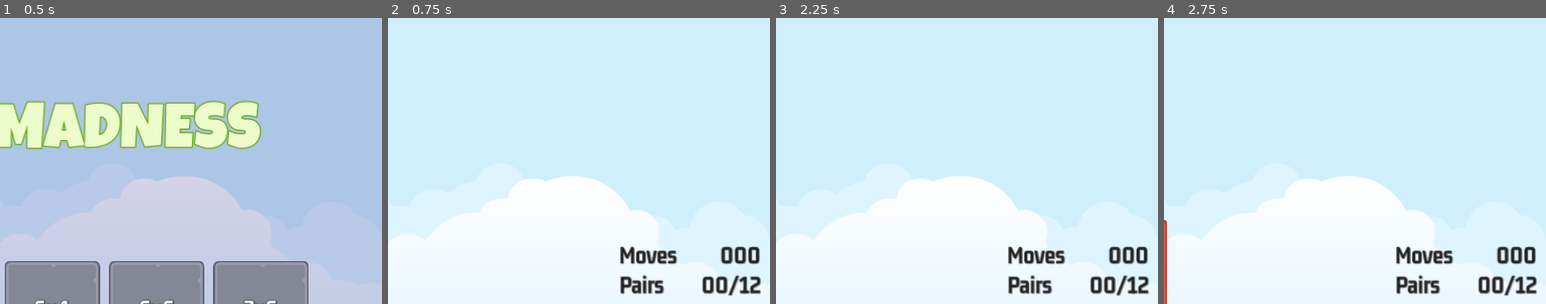
Above: before the commit, frames 1-4 (left to right).
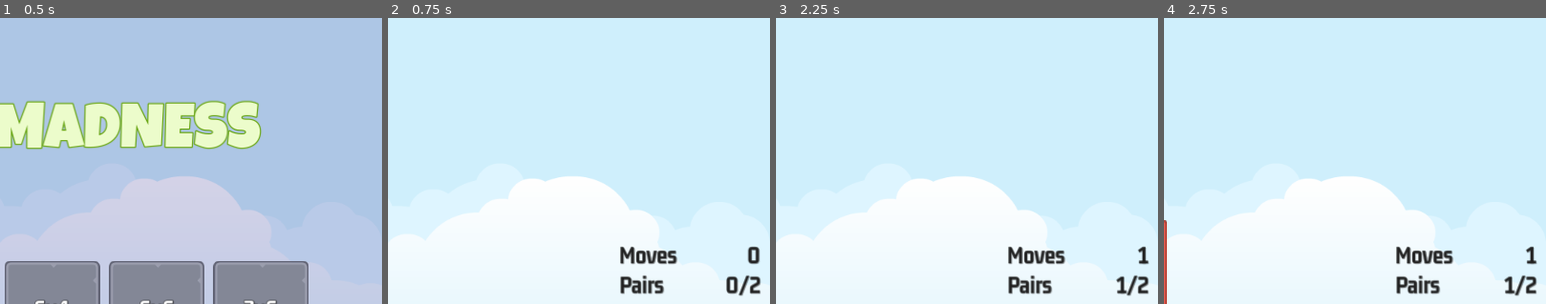
Above: after the commit, the same moments.

Repository: LeyvaGeorge/Memory_Madness
Game: Godot game, scene res://scenes/master/master.tscn
Two runs of this game, one before a commit and one after it. Both use one fixed random seed, a clock stepped at 60 frames per second and the inputs below.
Inputs (mouse positions are % of the whole screen's width and height, from its top left):
- Up to frame 1 (0.5 s): no input
- Up to frame 2 (0.75 s): click "2x2" at 0.5 s
- Up to frame 3 (2.25 s): click (36, 44) at 1.25 s; click (44, 44) at 2.02 s
- Up to frame 4 (2.75 s): no input
The pictures show only the part of the screen within x 50-100%, y 1-51%; the shares and areas given below are measured in that part.

Frame 1 is identical in both runs. In frame 2, 1.0% of the frame differs, in the area x 82-98%, y 80-98%; in frame 3, 1.1%; in frame 4, 1.1%.

Commit message:
Finished Game

Diff:
--- a/project.godot
+++ b/project.godot
@@ -20,6 +20,7 @@
 ImageManager="*res://singletons/image_manager.gd"
 GameManager="*res://singletons/game_manager.gd"
 SignalManager="*res://singletons/signal_manager.gd"
+SoundManager="*res://singletons/sound_manager.gd"
 
 [debug]
 
--- a/scenes/game/game.gd
+++ b/scenes/game/game.gd
@@ -5,6 +5,9 @@
 
 @onready var tc: GridContainer = $HB/MC/TC
 @onready var scorer: Scorer = $Scorer
+@onready var label_moves: Label = $HB/MC2/VB/HB/LabelMoves
+@onready var label_pairs: Label = $HB/MC2/VB/HB2/LabelPairs
+@onready var sound: AudioStreamPlayer = $Sound
 
 
 # Called when the node enters the scene tree for the first time.
@@ -14,7 +17,8 @@
 
 # Called every frame. 'delta' is the elapsed time since the previous frame.
 func _process(delta: float) -> void:
-	pass
+	label_moves.text = scorer.get_moves_made_str()
+	label_pairs.text = scorer.get_pairs_made_str()
 
 
 func add_memory_tile(image: ItemImage, frame: Texture2D) ->void:
@@ -38,4 +42,5 @@
 func _on_exit_button_pressed() -> void:
 	for t in tc.get_children():
 		t.queue_free()
+		SoundManager.play_button_click(sound)
 	SignalManager.on_game_exit_pressed.emit()
--- a/scenes/game/game.tscn
+++ b/scenes/game/game.tscn
@@ -6,6 +6,7 @@
 [ext_resource type="Texture2D" uid="uid://dd647avked35x" path="res://assets/ui/green_button00.png" id="3_3hhmb"]
 [ext_resource type="LabelSettings" uid="uid://bb630qrhxr0ef" path="res://assets/GM_32_White.tres" id="4_gs3xr"]
 [ext_resource type="PackedScene" uid="uid://4myn08xbf3ro" path="res://scenes/scorer/scorer.tscn" id="6_hoqcd"]
+[ext_resource type="PackedScene" uid="uid://cq0bjvkpswxm5" path="res://scenes/game_over_ui/game_over_ui.tscn" id="7_8ghip"]
 
 [node name="Game" type="Control"]
 layout_mode = 3
@@ -105,4 +106,10 @@
 
 [node name="Scorer" parent="." instance=ExtResource("6_hoqcd")]
 
+[node name="GameOverUi" parent="." instance=ExtResource("7_8ghip")]
+visible = false
+layout_mode = 1
+
+[node name="Sound" type="AudioStreamPlayer" parent="."]
+
 [connection signal="pressed" from="HB/MC2/VB/ExitButton" to="." method="_on_exit_button_pressed"]
--- /dev/null
+++ b/scenes/game_over_ui/game_over_ui.gd
@@ -0,0 +1,16 @@
+extends Control
+
+@onready var moves_label: Label = $NinePatchRect/MC/VB/MovesLabel
+
+# Called when the node enters the scene tree for the first time.
+func _ready() -> void:
+	SignalManager.on_game_over.connect(on_game_over)
+	SignalManager.on_game_exit_pressed.connect(on_game_exit_pressed)
+
+func on_game_over(moves:int) -> void:
+	moves_label.text = "You took %d moves" % moves
+	show()
+
+
+func on_game_exit_pressed() -> void:
+	hide()
--- /dev/null
+++ b/scenes/game_over_ui/game_over_ui.tscn
@@ -0,0 +1,61 @@
+[gd_scene load_steps=5 format=3 uid="uid://cq0bjvkpswxm5"]
+
+[ext_resource type="Script" path="res://scenes/game_over_ui/game_over_ui.gd" id="1_2osv4"]
+[ext_resource type="Texture2D" uid="uid://c5munng2gb7sb" path="res://assets/ui/UIbg.png" id="1_v3ife"]
+[ext_resource type="LabelSettings" uid="uid://bb475bkqlpx44" path="res://assets/LG_84_Green.tres" id="2_ujefa"]
+[ext_resource type="LabelSettings" uid="uid://efdir2vdny11" path="res://assets/GM_32_Dark.tres" id="3_fel4o"]
+
+[node name="GameOverUi" type="Control"]
+layout_mode = 3
+anchors_preset = 15
+anchor_right = 1.0
+anchor_bottom = 1.0
+grow_horizontal = 2
+grow_vertical = 2
+mouse_filter = 2
+script = ExtResource("1_2osv4")
+
+[node name="NinePatchRect" type="NinePatchRect" parent="."]
+layout_mode = 1
+anchors_preset = 8
+anchor_left = 0.5
+anchor_top = 0.5
+anchor_right = 0.5
+anchor_bottom = 0.5
+offset_left = -256.0
+offset_top = -192.0
+offset_right = 256.0
+offset_bottom = 192.0
+grow_horizontal = 2
+grow_vertical = 2
+texture = ExtResource("1_v3ife")
+patch_margin_left = 10
+patch_margin_top = 10
+patch_margin_right = 10
+patch_margin_bottom = 10
+
+[node name="MC" type="MarginContainer" parent="NinePatchRect"]
+layout_mode = 1
+anchors_preset = 15
+anchor_right = 1.0
+anchor_bottom = 1.0
+grow_horizontal = 2
+grow_vertical = 2
+
+[node name="VB" type="VBoxContainer" parent="NinePatchRect/MC"]
+layout_mode = 2
+size_flags_vertical = 4
+
+[node name="Label" type="Label" parent="NinePatchRect/MC/VB"]
+layout_mode = 2
+text = "YOU WIN"
+label_settings = ExtResource("2_ujefa")
+horizontal_alignment = 1
+vertical_alignment = 1
+
+[node name="MovesLabel" type="Label" parent="NinePatchRect/MC/VB"]
+layout_mode = 2
+text = "Test"
+label_settings = ExtResource("3_fel4o")
+horizontal_alignment = 1
+vertical_alignment = 1
--- a/scenes/level_button/level_button.gd
+++ b/scenes/level_button/level_button.gd
@@ -4,6 +4,7 @@
 
 
 @onready var label: Label = $Label
+@onready var sound: AudioStreamPlayer = $Sound
 
 
 # Called when the node enters the scene tree for the first time.
@@ -18,4 +19,5 @@
 
 
 func _on_pressed() -> void:
+	SoundManager.play_button_click(sound)
 	SignalManager.on_level_selected.emit(level_number)
--- a/scenes/level_button/level_button.tscn
+++ b/scenes/level_button/level_button.tscn
@@ -35,4 +35,6 @@
 horizontal_alignment = 1
 vertical_alignment = 1
 
+[node name="Sound" type="AudioStreamPlayer" parent="."]
+
 [connection signal="pressed" from="." to="." method="_on_pressed"]
--- a/scenes/master/master.gd
+++ b/scenes/master/master.gd
@@ -2,11 +2,12 @@
 
 @onready var main: Control = $Main
 @onready var game: Control = $Game
+@onready var sound: AudioStreamPlayer = $Sound
 
 
 # Called when the node enters the scene tree for the first time.
 func _ready() -> void:
-	show_game(false)
+	on_game_exit_pressed()
 	SignalManager.on_game_exit_pressed.connect(on_game_exit_pressed)
 	SignalManager.on_level_selected.connect(on_level_selected)
 
@@ -18,7 +19,9 @@
 
 func on_game_exit_pressed() -> void:
 	show_game(false)
+	SoundManager.play_sound(sound, SoundManager.SOUND_MAIN_MENU)
 
 
 func on_level_selected(level_num: int) -> void:
 	show_game(true)
+	SoundManager.play_sound(sound, SoundManager.SOUND_IN_GAME)
--- a/scenes/master/master.tscn
+++ b/scenes/master/master.tscn
@@ -19,3 +19,6 @@
 [node name="Main" parent="." instance=ExtResource("3_xrgw2")]
 
 [node name="Game" parent="." instance=ExtResource("4_358y7")]
+
+[node name="Sound" type="AudioStreamPlayer" parent="."]
+volume_db = -8.5
--- a/scenes/scorer/scorer.gd
+++ b/scenes/scorer/scorer.gd
@@ -5,6 +5,7 @@
 
 
 @onready var reveal_timer: Timer = $RevealTimer
+@onready var sound: AudioStreamPlayer = $Sound
 
 
 var _selections: Array[MemoryTile] = []
@@ -16,6 +17,14 @@
 func _ready() -> void:
 	SignalManager.on_tile_selected.connect(on_tile_selected)
 	SignalManager.on_game_exit_pressed.connect(on_game_exit_pressed)
+
+
+func get_moves_made_str() -> String:
+	return str(_moves_made)
+
+
+func get_pairs_made_str() -> String:
+	return "%d/%d" % [_pairs_made,_target_pairs]
 
 
 func clear_new_game(target_pairs:int) ->void:
@@ -32,6 +41,7 @@
 	for t in _selections:
 		t.kill_on_success()
 	_pairs_made += 1
+	SoundManager.play_sound(sound, SoundManager.SOUND_SUCCESS)
 
 
 func selections_are_pair() -> bool:
@@ -50,8 +60,14 @@
 		kill_tiles()
 
 
+func check_game_over() -> void:
+	if _target_pairs == _pairs_made:
+		SignalManager.on_game_over.emit(_moves_made)
+
+
 func on_tile_selected(t:MemoryTile) -> void:
 	t.reveal(true)
+	SoundManager.play_tile_click(sound)
 	_selections.append(t)
 	check_pair_made()
 
@@ -61,5 +77,5 @@
 		for s in _selections:
 			s.reveal(false)
 	_selections.clear()
-	# check game over
+	check_game_over()
 	SignalManager.on_selection_enabled.emit()
--- a/scenes/scorer/scorer.tscn
+++ b/scenes/scorer/scorer.tscn
@@ -9,4 +9,6 @@
 wait_time = 1.2
 one_shot = true
 
+[node name="Sound" type="AudioStreamPlayer" parent="."]
+
 [connection signal="timeout" from="RevealTimer" to="." method="_on_reveal_timer_timeout"]
--- /dev/null
+++ b/singletons/sound_manager.gd
@@ -0,0 +1,36 @@
+extends Node
+
+
+const SOUND_MAIN_MENU = "main"
+const SOUND_IN_GAME = "ingame"
+const SOUND_SUCCESS = "success"
+const SOUND_GAME_OVER = "gameover"
+const SOUND_SELECT_TILE = "tile"
+const SOUND_SELECT_BUTTON = "button"
+
+
+const SOUNDS: Dictionary = {
+	SOUND_MAIN_MENU: preload("res://assets/sounds/bgm_action_3.mp3"),
+	SOUND_IN_GAME: preload("res://assets/sounds/bgm_action_4.mp3"),
+	SOUND_SUCCESS: preload("res://assets/sounds/sfx_sounds_fanfare3.wav"),
+	SOUND_GAME_OVER: preload("res://assets/sounds/sfx_sounds_powerup12.wav"),
+	SOUND_SELECT_TILE: preload("res://assets/sounds/sfx_sounds_impact1.wav"),
+	SOUND_SELECT_BUTTON: preload("res://assets/sounds/sfx_sounds_impact7.wav")
+}
+
+
+func play_sound(player: AudioStreamPlayer, key: String) -> void:
+	if SOUNDS.has(key) == false:
+		return
+
+	player.stop()
+	player.stream = SOUNDS[key]
+	player.play()
+
+
+func play_button_click(player: AudioStreamPlayer) -> void:
+	play_sound(player, SOUND_SELECT_BUTTON)
+
+
+func play_tile_click(player: AudioStreamPlayer) -> void:
+	play_sound(player, SOUND_SELECT_TILE)
Not shown, changed: assets/sounds/bgm_action_3.mp3.import
Not shown, changed: assets/sounds/bgm_action_4.mp3.import
Not shown: 1 places in scenes/game/game.tscn that only renumber resources
